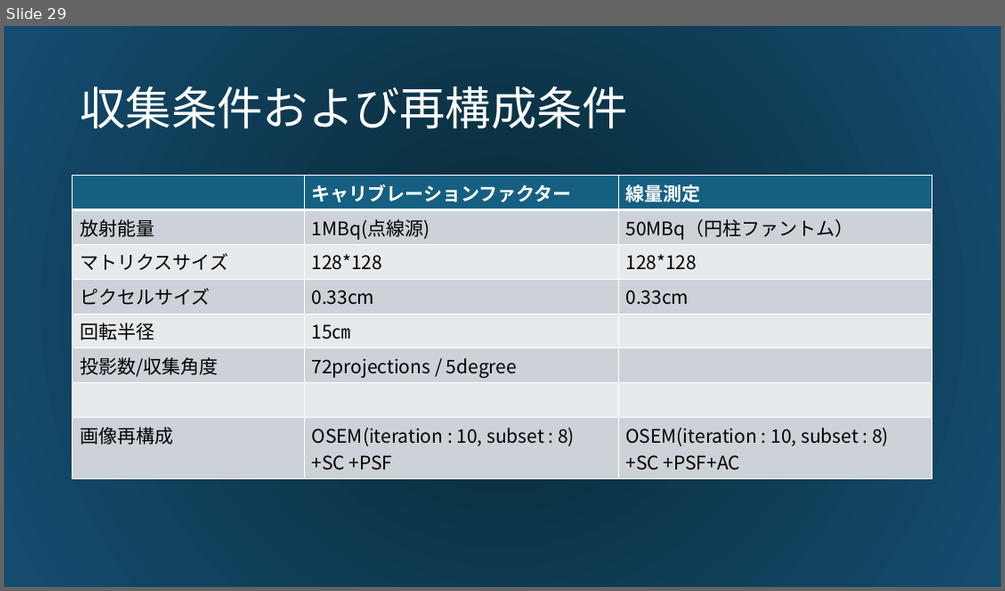
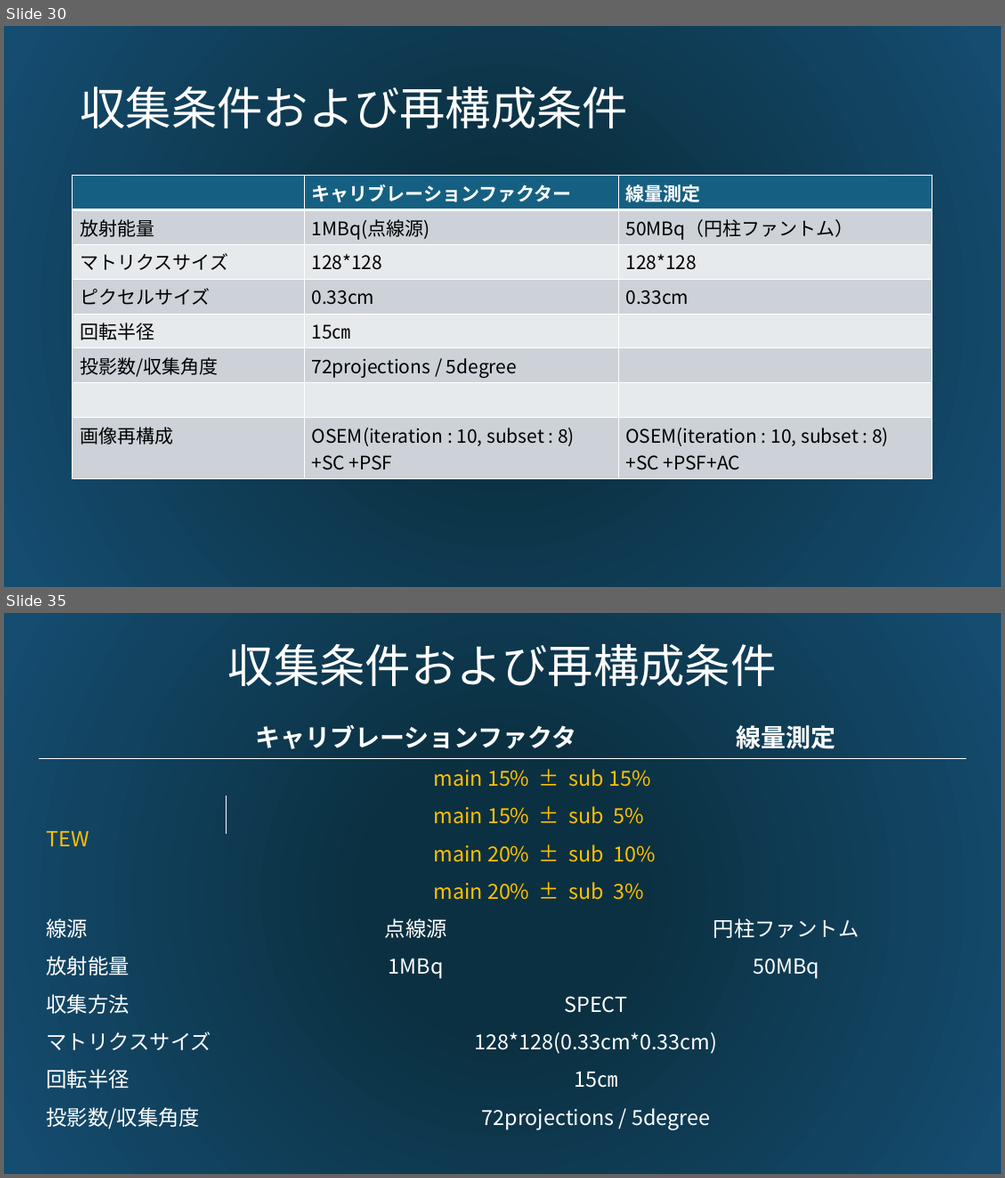
Before and after one commit to hhonda5427/simind_study, a slide deck: 123I線量測定におけるTEWの影響.pptx. Shown one above the other, each under a label of ours: slide 29 before the commit, slides 30 and 35 after it; the slides between them are not shown. The pictures are 1005x591 and 1005x1178 pixels, drawn with LibreOffice and Linux fonts; fonts in the diff are those of the drawing. Boxes give left, top, right and bottom in pixels: in the first picture for what was removed or moved away, otherwise in the second. Text is boxed around its words. In the diff, an @@ line names an element or a change of style, - is before the commit and + after.

```diff
--- a/123I線量測定におけるTEWの影響.pptx
+++ b/123I線量測定におけるTEWの影響.pptx
@@ slide 35 added at box(4, 613, 1001, 1174), background gradient #0B3041 to #154D71 @@
@@ title added at box(228, 644, 777, 687), 44 pt, text #FFFFFF @@
+収集条件および再構成条件
@@ table added at box(39, 714, 966, 1166), 13 rows, 3 columns @@
+ | キャリブレーションファクタ | 線量測定
+TEW | main 15% ± sub 15% | 
+ | main 15% ± sub 5% | 
+ | main 20% ± sub 10% | 
+ | main 20% ± sub 3% | 
+線源 | 点線源 | 円柱ファントム
+放射能量 | 1MBq | 50MBq
+収集方法 | SPECT | 
+マトリクスサイズ | 128*128(0.33cm*0.33cm) | 
+回転半径 | 15㎝ | 
+投影数/収集角度 | 72projections / 5degree | 
+ |  | 
+画像再構成 | OSEM(iteration : 10, subset : 8) / +SC +PSF | OSEM(iteration : 10, subset : 8) / +SC +PSF+AC
@@ what was slide 29 is now slide 30 @@
```
Also in this commit, not shown: 1 other slide added, 1 other file.
